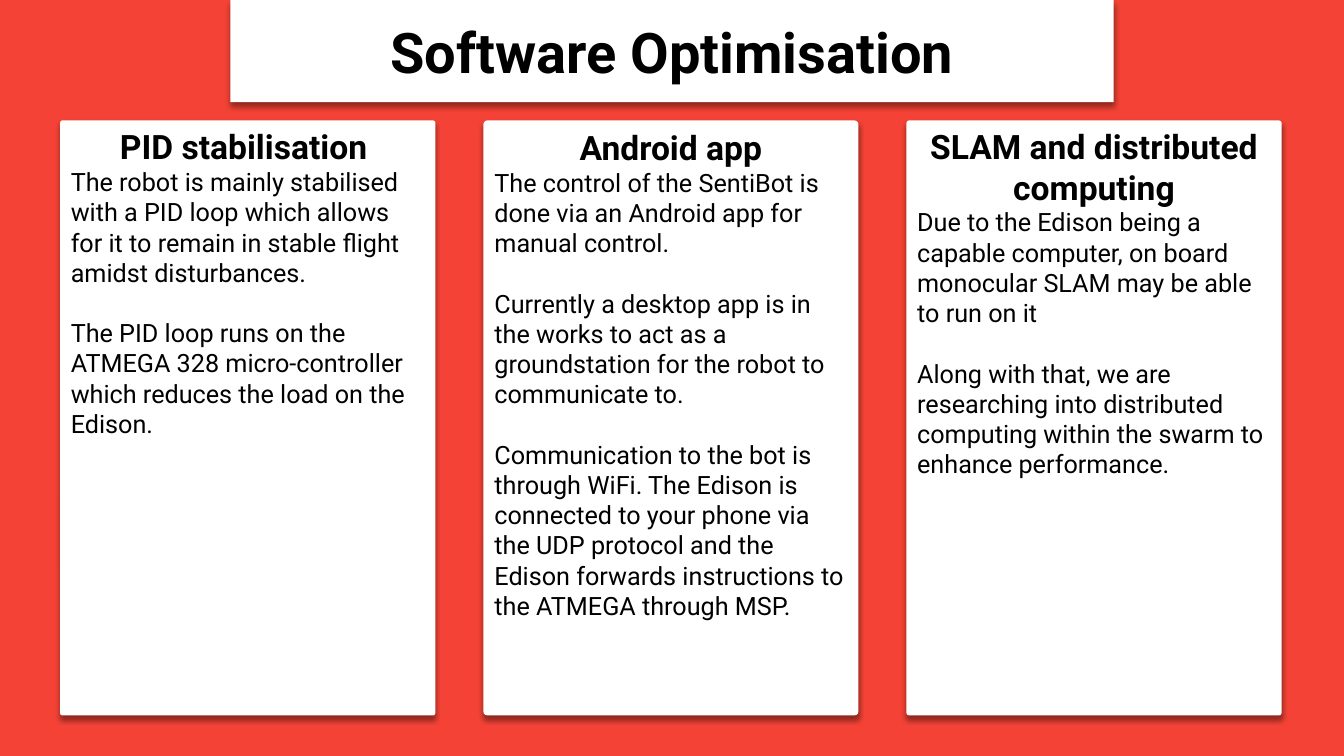
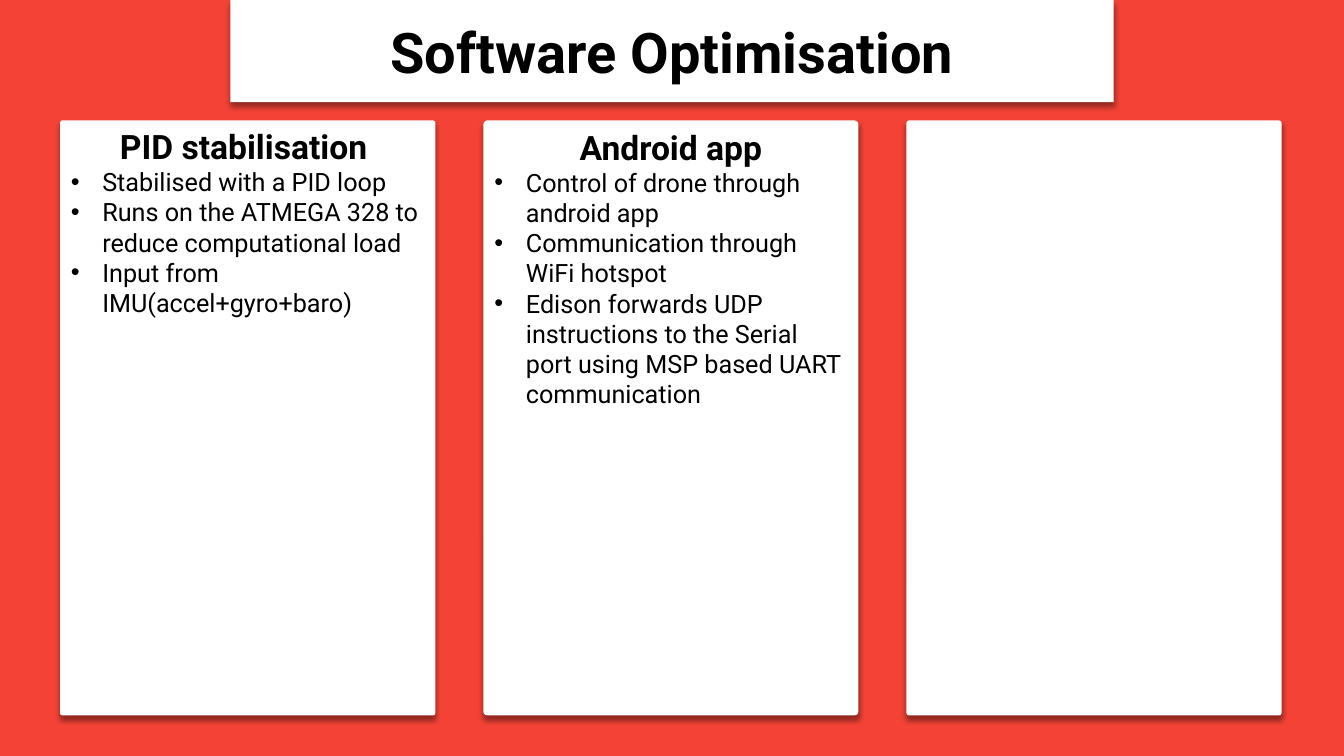
Before and after one commit to SentiBots/SentiBots, a slide deck: slide 6 of Reports/TKKYIA ppt.pptx. Drawn at 1344x756 pixels with LibreOffice and Linux fonts; fonts in the diff are those of the drawing. Boxes give left, top, right and bottom in pixels: in the first picture for what was removed or moved away, otherwise in the second. Text is boxed around its words. In the diff, an @@ line names an element or a change of style, - is before the commit and + after.

Commit message:
updated SentiBot control

```diff
--- a/Reports/TKKYIA ppt.pptx
+++ b/Reports/TKKYIA ppt.pptx
@@ text in rounded rectangle at [917,133,1263,478]: text removed @@
-SLAM and distributed computing
-Due to the Edison being a capable computer, on board monocular SLAM may be able to run on it
-Along with that, we are researching into distributed computing within the swarm to enhance performance.
@@ text in rounded rectangle at [102,172,418,318]: text changed @@
-The robot is mainly stabilised with a PID loop which allows for it to remain in stable flight amidst disturbances.
-The PID loop runs on the ATMEGA 328 micro-controller which reduces the load on the Edison.
+• Stabilised with a PID loop
+• Runs on the ATMEGA 328 to reduce computational load
+• Input from IMU(accel+gyro+baro)
@@ text in rounded rectangle at [526,173,841,404]: text changed @@
-The control of the SentiBot is done via an Android app for manual control.
-Currently a desktop app is in the works to act as a groundstation for the robot to communicate to.
-Communication to the bot is through WiFi. The Edison is connected to your phone via the UDP protocol and the Edison forwards instructions to the ATMEGA through MSP.
+• Control of drone through android app
+• Communication through WiFi hotspot
+• Edison forwards UDP instructions to the Serial port using MSP based UART communication
```
Also in this commit, not shown: 3 other slides changed, 7 other files.
